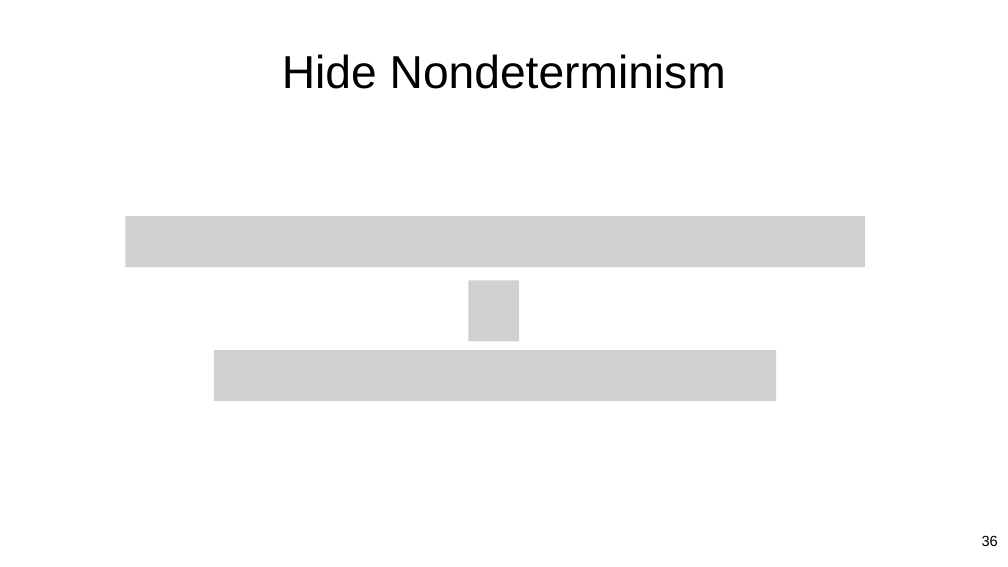
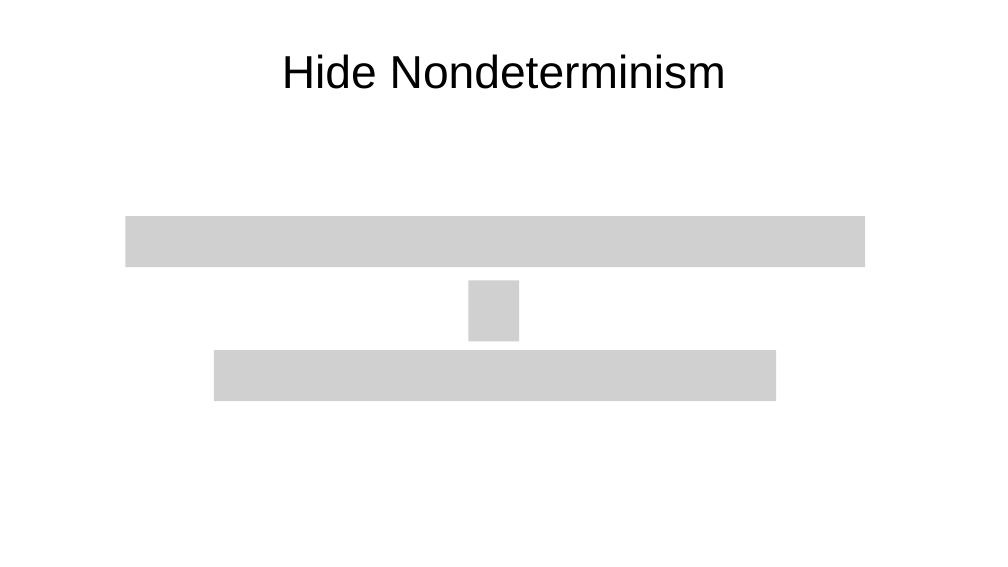
Before and after one commit to jieungkim/phd_thesis, a slide deck: slide 31 of figs/conlink/concurrent_linking.pptx (slide 36 before the commit). Drawn at 1008x567 pixels with LibreOffice and Linux fonts; fonts in the diff are those of the drawing; grey boxes stand for pictures. Boxes give left, top, right and bottom in pixels: in the first picture for what was removed or moved away, otherwise in the second. Text is boxed around its words. In the diff, an @@ line names an element or a change of style, - is before the commit and + after.

```diff
--- a/figs/conlink/concurrent_linking.pptx
+++ b/figs/conlink/concurrent_linking.pptx
@@ page number removed at (982, 535, 998, 546) @@
-36
```
Also in this commit, not shown: 22 other slides changed, 8 slides added, 13 slides removed, 10 other files.
